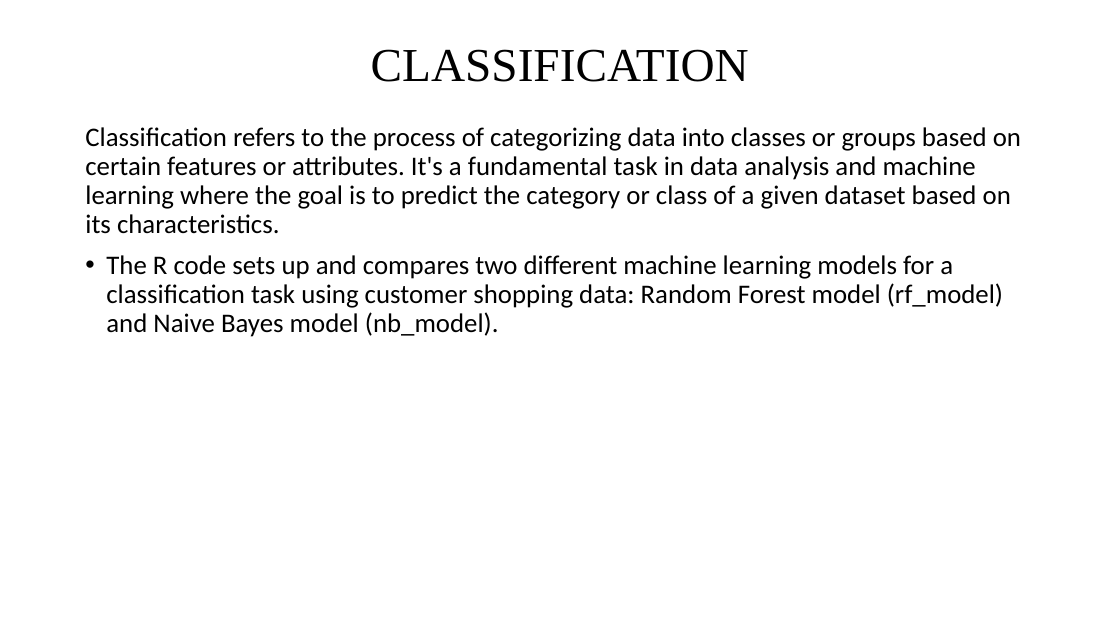
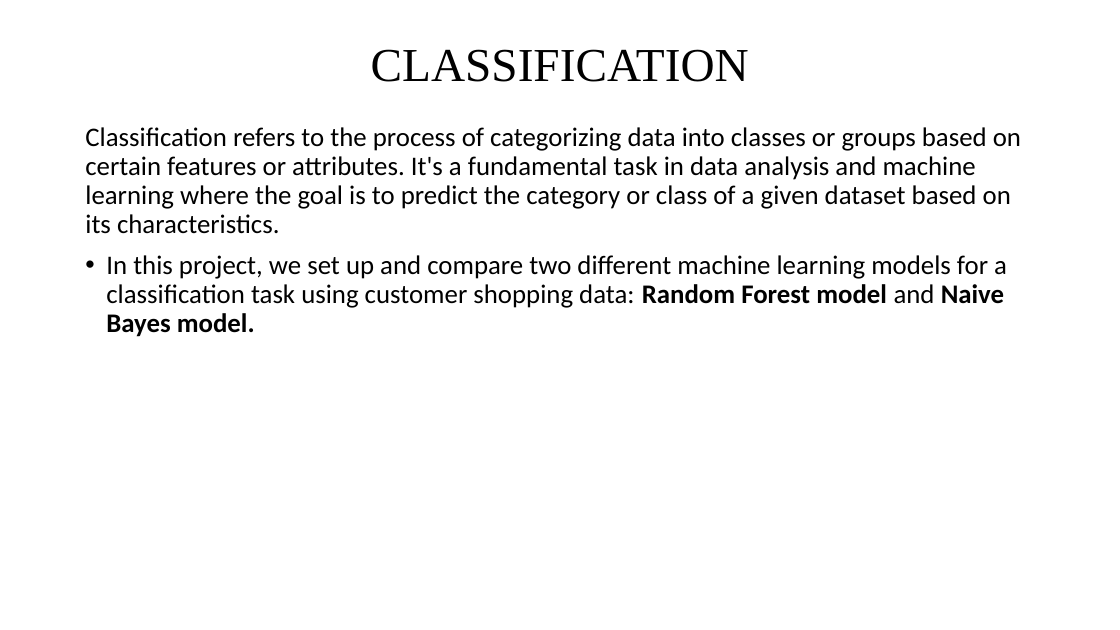
Before and after one commit to Jothish21/Data-Mining-Project-Group4, a slide deck: slide 10 of Group4-Presentation.pptx. Drawn at 1120x630 pixels with LibreOffice and Linux fonts; fonts in the diff are those of the drawing. Boxes give left, top, right and bottom in pixels: in the first picture for what was removed or moved away, otherwise in the second. Text is boxed around its words. In the diff, an @@ line names an element or a change of style, - is before the commit and + after.

```diff
--- a/Group4-Presentation.pptx
+++ b/Group4-Presentation.pptx
@@ text at [106, 255, 1007, 337]: text changed @@
-• The R code sets up and compares two different machine learning models for a classification task using customer shopping data: Random Forest model (rf_model) and Naive Bayes model (nb_model).
+• In this project, we set up and compare two different machine learning models for a classification task using customer shopping data: Random Forest model and Naive Bayes model.
```
Also in this commit, not shown: 4 other slides changed, 5 slides added, 5 slides removed, 1 other file.
